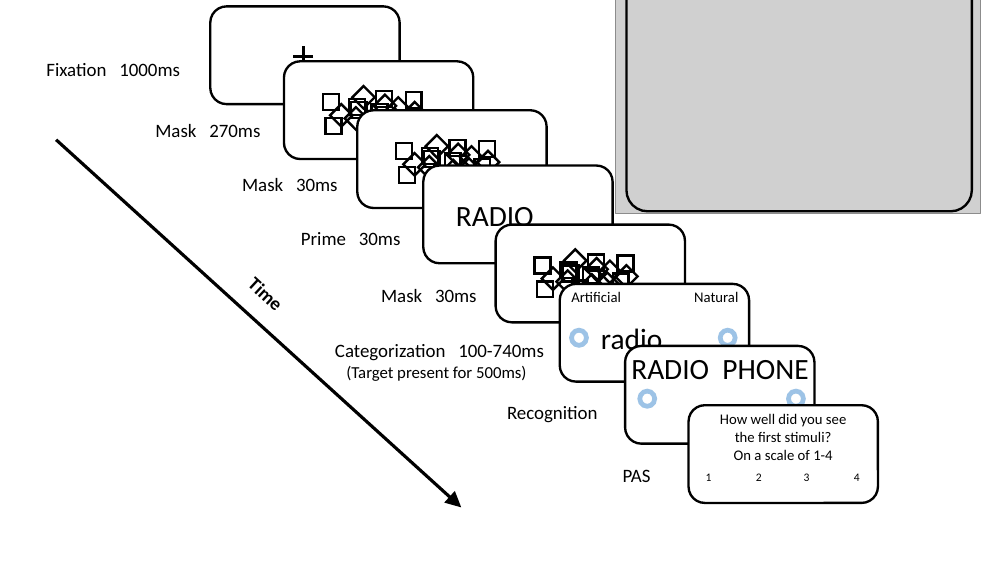
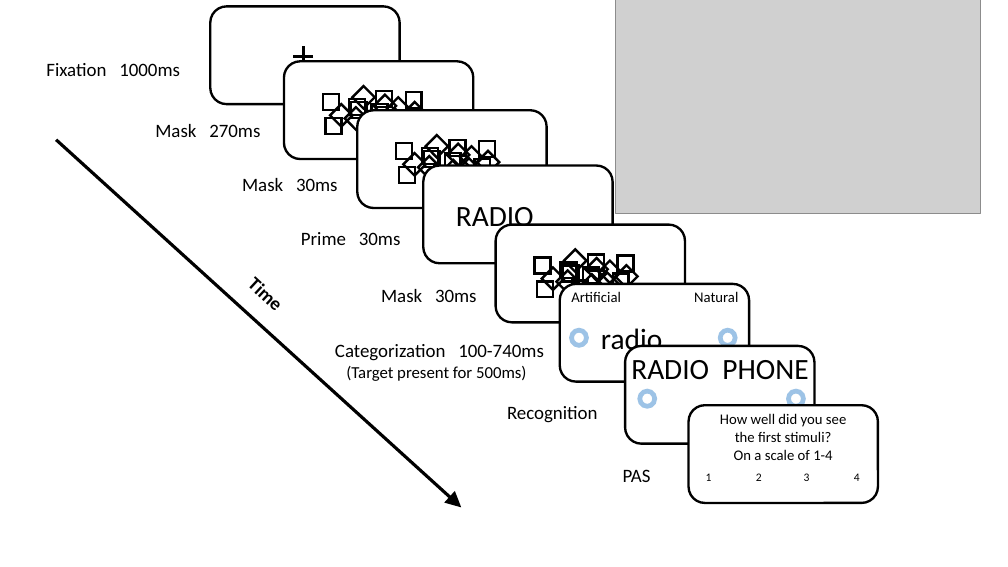
Before and after one commit to khenheller/subliminal_priming_w_motion_capture, a slide deck: slide 8 of presentation/design figure.pptx. Drawn at 1008x567 pixels with LibreOffice and Linux fonts; fonts in the diff are those of the drawing; grey boxes stand for pictures. Boxes give left, top, right and bottom in pixels: in the first picture for what was removed or moved away, otherwise in the second. Text is boxed around its words. In the diff, an @@ line names an element or a change of style, - is before the commit and + after.

```diff
--- a/presentation/design figure.pptx
+++ b/presentation/design figure.pptx
@@ rounded rectangle removed at box(627, 0, 972, 211) @@
```
Also in this commit, not shown: 15 other files.
